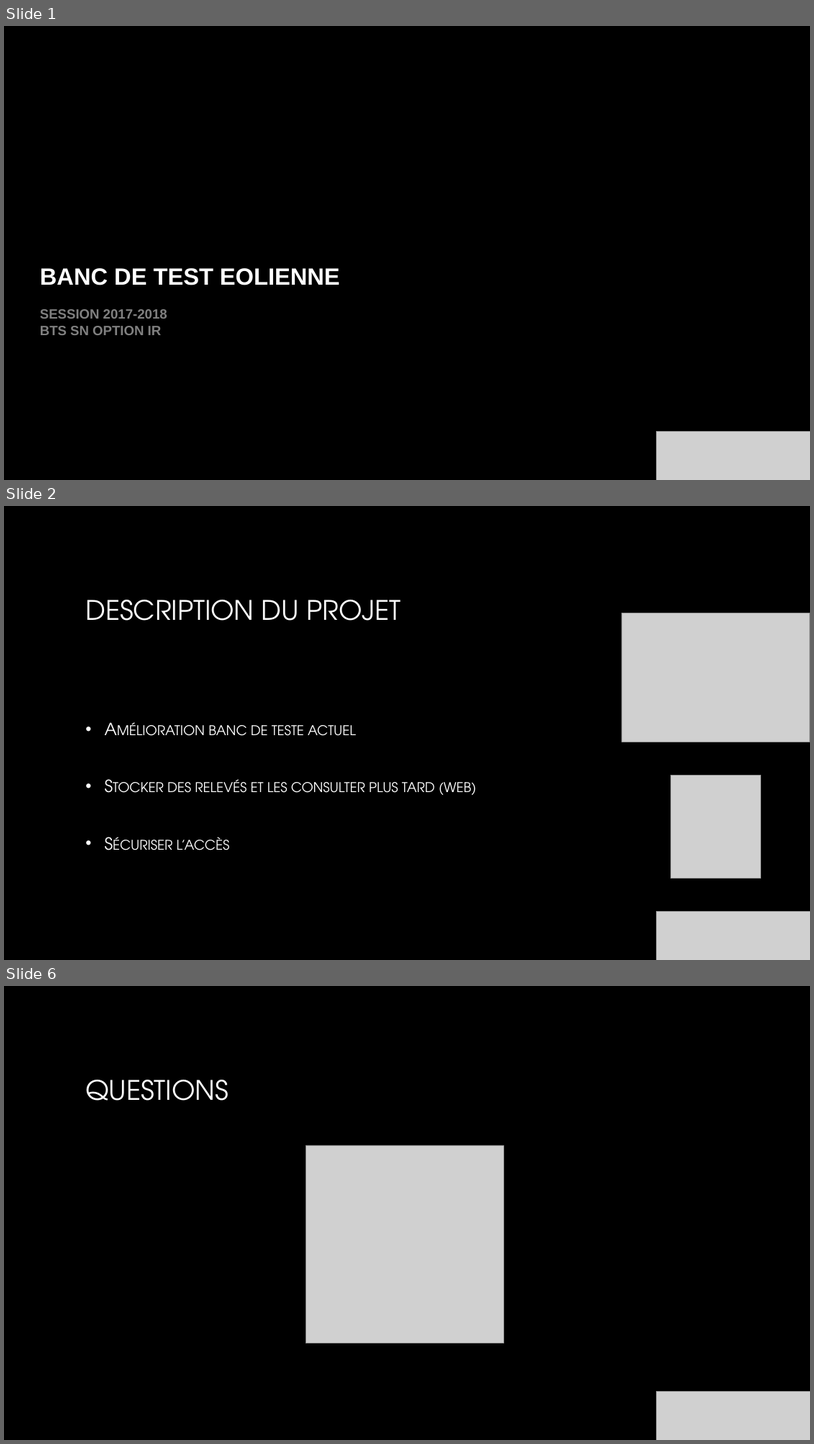
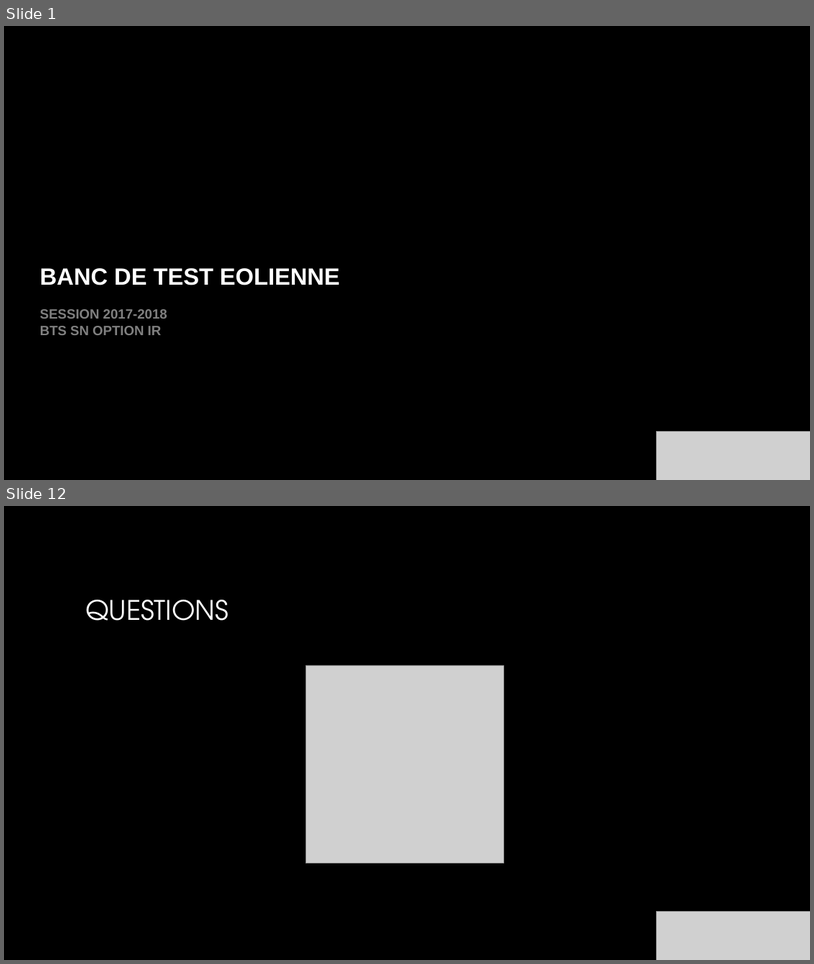
Before and after one commit to Izakun/banc_de_test_eolienne, a slide deck: 05_revue_de_projet/revues/revue_02/alan_carrer/diaporama.pptx. Shown one above the other, each under a label of ours: slides 1, 2 and 6 before the commit, slides 1 and 12 after it; the slides between them are not shown. The pictures are 814x1444 and 814x964 pixels, drawn with LibreOffice and Linux fonts; fonts in the diff are those of the drawing; grey boxes stand for pictures; background and template pictures are left out. Boxes give left, top, right and bottom in pixels: in the first picture for what was removed or moved away, otherwise in the second. Text is boxed around its words. In the diff, an @@ line names an element or a change of style, - is before the commit and + after.

Commit message:
revue2
Revue de projet 2 personnel

```diff
--- a/05_revue_de_projet/revues/revue_02/alan_carrer/diaporama.pptx
+++ b/05_revue_de_projet/revues/revue_02/alan_carrer/diaporama.pptx
@@ slide 2 removed at [4, 506, 810, 960], background picture (left out) @@
@@ title removed at [85, 600, 401, 620] @@
-DESCRIPTION DU PROJET
@@ picture removed at [622, 613, 810, 741] @@
@@ text removed at [167, 725, 476, 850] @@
-• Amélioration banc de teste actuel
-• Stocker des relevés et les consulter plus tard (web)
-• Sécuriser l’accès
@@ picture removed at [671, 775, 762, 878] @@
@@ picture removed at [657, 911, 810, 960] @@
@@ what was slide 6 is now slide 12 @@
```
Also in this commit, not shown: 10 slides added, 3 other slides removed, 1 other file.
